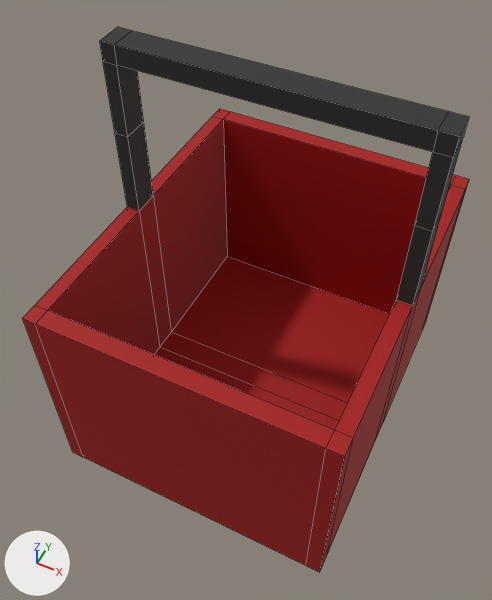
One commit to the FBX model Assets/3DModels/Props/shoppingbasket.fbx: the scene before it, then after it.
One viewpoint serves both versions: a camera (50 mm lens) standing at (0.049, -1.269, 0.72) and looking at (-0.164, -0.844, 0.189). The lights are fixed; the arrows at lower left show +X, +Y and +Z. Mesh edges are drawn as thin lines. Vertices at the same position are counted once.
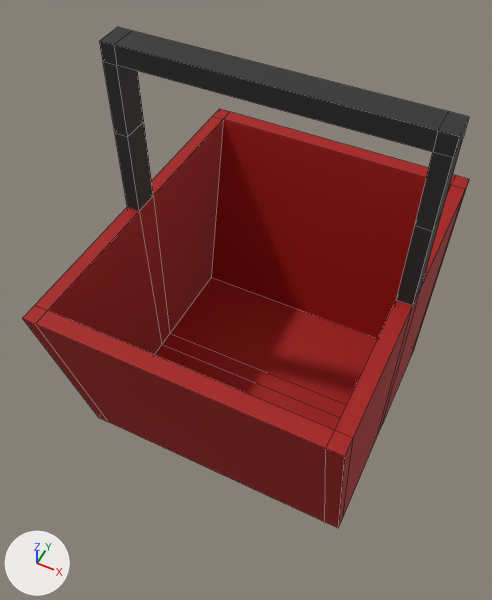
Commit message: changes to shopping basket

The change in detail:
me_cube has 80 vertices, 80 faces and spans x -0.314..0.0, y -1.0..-0.616, z 0.0..0.43.
me_cube is used by ob_cube; location (0.0, 0.0, 0.0).
me_cube part 1: all 32 vertices in x -0.314..0.0, y -1.0..-0.616, z 0.0..0.01 are scaled about their middle by (1, 0.72, 1).

What differs and where, as boxes [x1, y1, x2, y2] in the pictures (492 x 600 px; the box of a moved part takes in the faces that stretch with it):
'Cube', reshaped (8% shorter)
    before: [22, 27, 469, 573]
    after: [22, 27, 469, 528]
part 1 of me_cube, moved or reshaped
    before: [23, 120, 464, 573]
    after: [23, 120, 464, 528]
